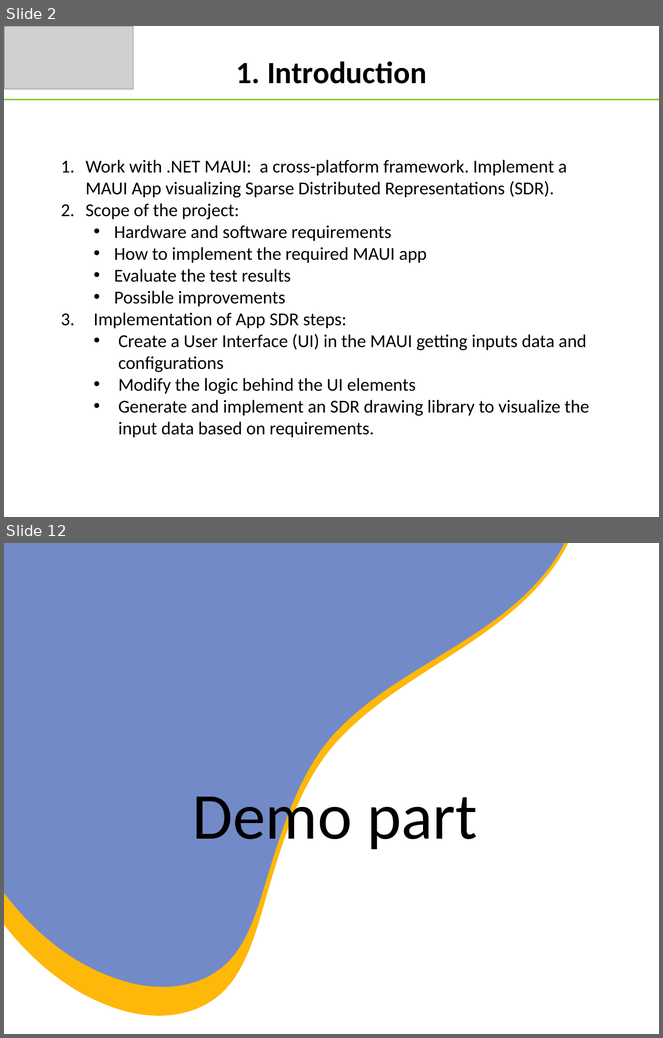
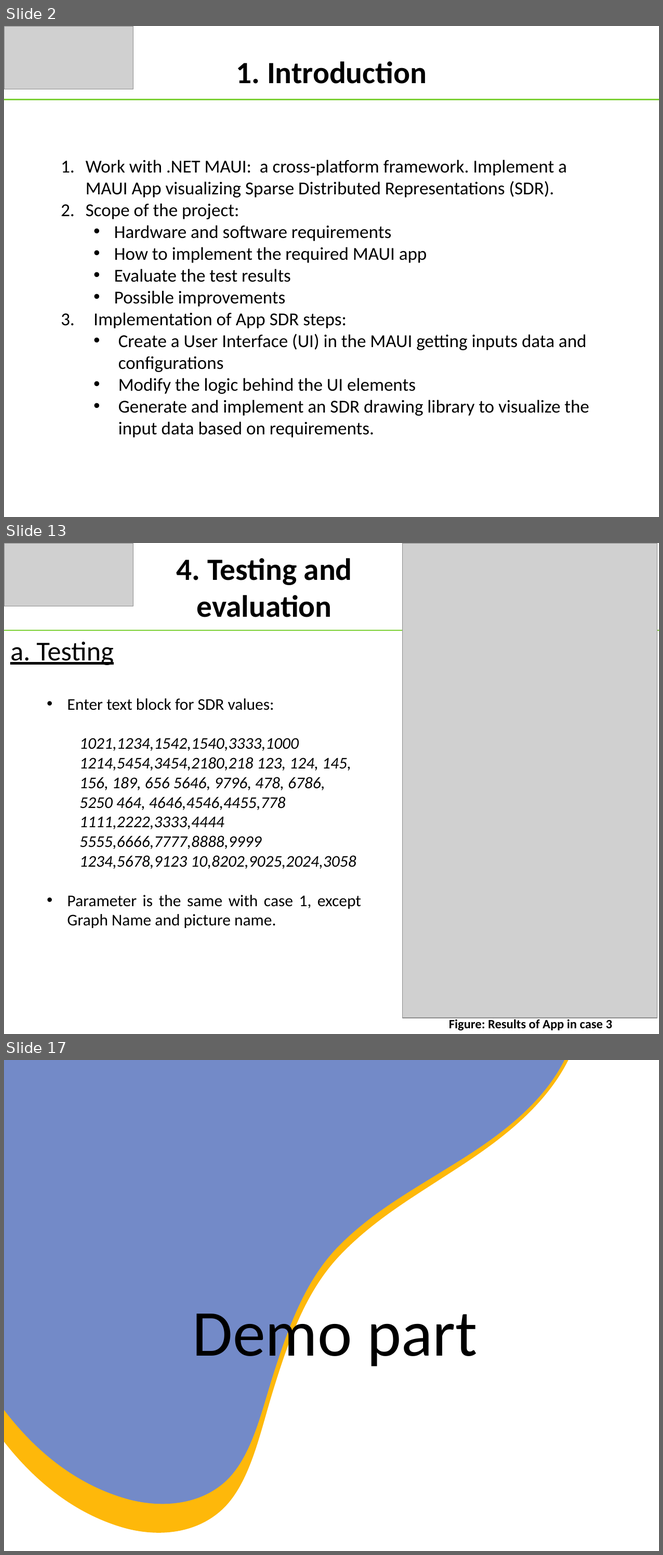
Before and after one commit to tongngocminhanh/MAUI_App_SDR, a slide deck: MySEProject/Documentation/ML22-23-8 Implement the SDR representation in the MAUI application.pptx. Shown one above the other, each under a label of ours: slides 2 and 12 before the commit, slides 2, 13 and 17 after it; the slides between them are not shown. The pictures are 663x1038 and 663x1555 pixels, drawn with LibreOffice and Linux fonts; fonts in the diff are those of the drawing; grey boxes stand for pictures. Boxes give left, top, right and bottom in pixels: in the first picture for what was removed or moved away, otherwise in the second. Text is boxed around its words. In the diff, an @@ line names an element or a change of style, - is before the commit and + after.

```diff
--- a/MySEProject/Documentation/ML22-23-8 Implement the SDR representation in the MAUI application.pptx
+++ b/MySEProject/Documentation/ML22-23-8 Implement the SDR representation in the MAUI application.pptx
@@ slide 13 added at (4, 543, 659, 1034), background #FFFFFF @@
@@ picture added at (4, 543, 133, 606) @@
@@ text added at (177, 558, 352, 617), 34 pt, text #000000, bold @@
+4. Testing and evaluation
@@ picture added at (402, 543, 657, 1018) @@
@@ line added from (4, 630) to (659, 630), #7CD036 1.5 pt @@
@@ text added at (10, 641, 114, 665), 30 pt, text #000000, underline @@
+a. Testing
@@ text added at (67, 698, 361, 928), 18 pt, text #000000, italic @@
+• Enter text block for SDR values:
+  1021,1234,1542,1540,3333,1000 1214,5454,3454,2180,218 123, 124, 145, 156, 189, 656 5646, 9796, 478, 6786, 5250 464, 4646,4546,4455,778 1111,2222,3333,4444 5555,6666,7777,8888,9999 1234,5678,9123 10,8202,9025,2024,3058
+• Parameter is the same with case 1, except Graph Name and picture name.
@@ text added at (449, 1019, 612, 1031), 14 pt, text #000000, bold @@
+Figure: Results of App in case 3
@@ what was slide 12 is now slide 17 @@
```
Also in this commit, not shown: 9 slides changed, 4 other slides added, 18 other files.
